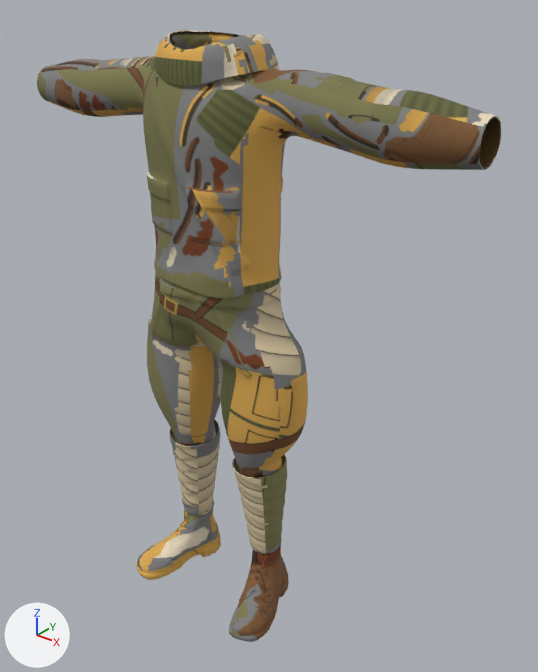
Renders of the glTF model data/characters/traveller-v2/outfits/glider-pilot/glider-pilot.glb from each side of a commit.
One viewpoint serves both versions: a 50 mm camera at (1.169, -1.247, 1.627) aimed at (0.099, 0.09, 0.798). Arrows for +X, +Y and +Z are at lower left; the lights stay in place. The picture after the commit comes second. Vertices at exactly the same position are counted once.

The first picture shows 'Jacket', 'Jodhpurs', 'PilotBoots', 'Puttees'.
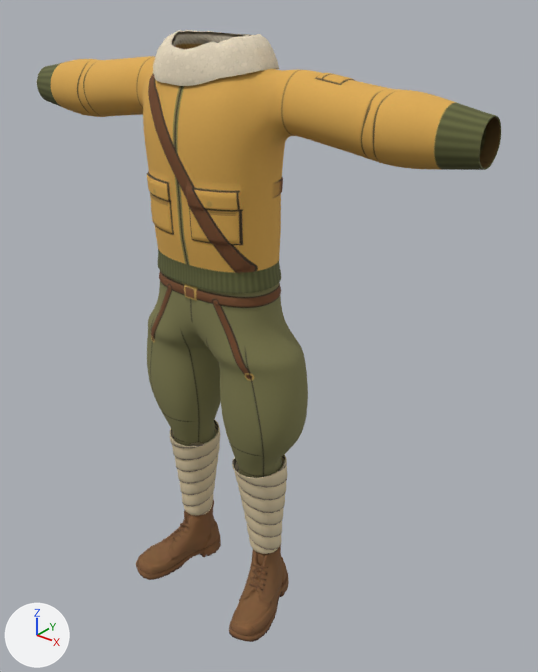
Changed parts and their boxes (x1, y1, x2, y2) in the pictures (538 x 672 px; the box of a moved part takes in the faces that stretch with it):
'Jacket', reshaped: before (37, 30, 501, 298); after (37, 30, 501, 293)
'Jodhpurs', reshaped: before (147, 272, 308, 478); after (147, 271, 308, 478)
part 1 of me_jacket, moved or reshaped: before (148, 31, 403, 298); after (147, 31, 403, 293)
part 2 of me_jacket, surface changed: (37, 30, 501, 293) in both
part 3 of me_jodhpurs, moved or reshaped: before (148, 272, 263, 395); after (148, 271, 263, 395)
part 4 of me_jodhpurs, surface changed (darker): (148, 276, 308, 478) in both
part 5 of me_pilotboots, surface changed (darker): (136, 501, 286, 642) in both
part 6 of me_puttees, surface changed (yellow to brown): (170, 419, 287, 554) in both

The change in detail:
me_jacket is used by ob_jacket; location (0.0, 0.0, 0.0).
me_jacket had 10726 vertices, 21179 faces and spanned x -0.636..0.636, y -0.112..0.138, z 0.966..1.515.
me_jacket now has 10745 vertices, 21220 faces and spans x -0.636..0.636, y -0.112..0.138, z 0.97..1.515.
me_jacket part 1: 1895 vertices moved from x -0.173..0.494, y -0.111..0.124, z 0.966..1.513 to x -0.173..0.494, y -0.104..0.125, z 0.97..1.512; 453 vertices removed from x -0.159..0.151, y -0.111..-0.004, z 0.966..1.501; 472 vertices added at x -0.157..0.15, y -0.102..-0.008, z 0.97..1.492.
me_jacket part 2: 17824 kept faces spanning x -0.636..0.636, y -0.112..0.138, z 0.97..1.515 get new texture (UV) coordinates.
me_jodhpurs is used by ob_jodhpurs; location (0.0, 0.0, 0.0).
me_jodhpurs had 5617 vertices, 11012 faces and spanned x -0.256..0.256, y -0.111..0.126, z 0.393..1.092.
me_jodhpurs now has 5628 vertices, 11034 faces and spans x -0.256..0.256, y -0.086..0.126, z 0.393..1.086.
me_jodhpurs part 3: 718 vertices moved from x -0.227..0.183, y -0.109..0.115, z 0.731..1.092 to x -0.227..0.183, y -0.085..0.115, z 0.731..1.086; 465 vertices removed from x -0.166..0.161, y -0.111..0.116, z 0.751..1.087; 476 vertices added at x -0.162..0.161, y -0.086..0.115, z 0.751..1.086.
me_jodhpurs part 4: 9854 kept faces spanning x -0.256..0.256, y -0.085..0.126, z 0.393..1.086 get new texture (UV) coordinates.
me_pilotboots is used by ob_pilotboots; location (0.0, 0.0, 0.0).
me_pilotboots had 3363 vertices, 6505 faces and spanned x -0.236..0.237, y -0.165..0.108, z 0.0..0.239.
me_pilotboots now has 3301 vertices, 6406 faces and spans x -0.236..0.237, y -0.165..0.108, z 0.0..0.287.
me_pilotboots part 5: 6126 kept faces spanning x -0.236..0.237, y -0.165..0.108, z 0.0..0.287 get new texture (UV) coordinates.
Edits to the shape of me_pilotboots do not show in these pictures.
me_puttees has 3396 vertices, 6636 faces and spans x -0.191..0.191, y -0.047..0.104, z 0.173..0.466.
me_puttees is used by ob_puttees; location (0.0, 0.0, 0.0).
me_puttees part 6: 5952 kept faces spanning x -0.191..0.191, y -0.047..0.104, z 0.173..0.466 get new texture (UV) coordinates.
